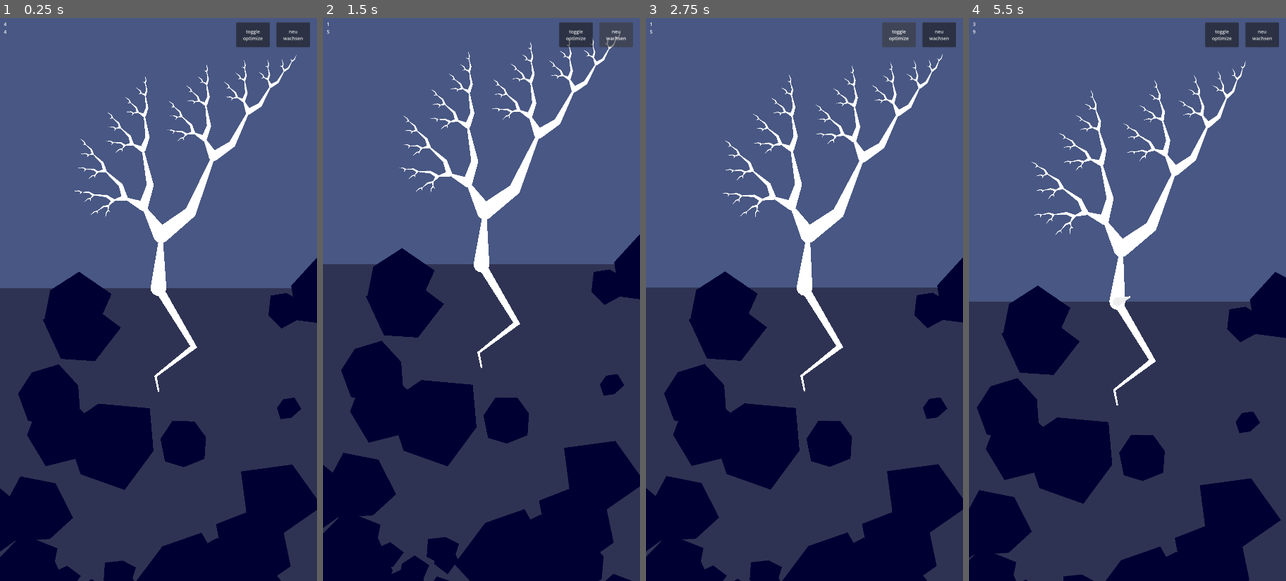
Above: before the commit, frames 1-4 (left to right).
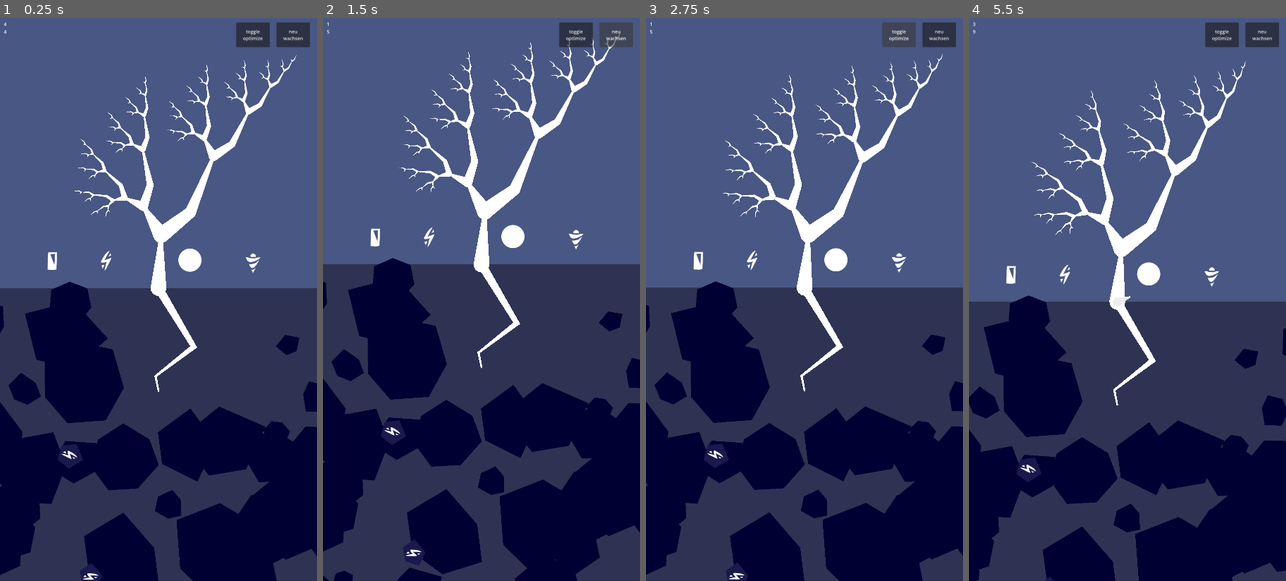
Above: after the commit, the same moments.

Repository: PSteinhaus/mathtrees
Game: Godot game, scene res://scenes/world.tscn
Same seed, same stepped clock (60 frames per second), same inputs: the game is played once before the commit and once after it.
Inputs (mouse positions are in pixels of both pictures, inside the frame that each line leads up to):
- Up to frame 1 (0.25 s): no input
- Up to frame 2 (1.5 s): click "toggle optimize" at 0.5 s; click "neu wachsen" at 1.25 s
- Up to frame 3 (2.75 s): click "toggle optimize" at 2 s
- Up to frame 4 (5.5 s): click "neu wachsen" at 2.75 s; click "toggle optimize" at 3.5 s; click "neu wachsen" at 4.25 s; move the mouse to (1197, 271) at 5.02 s; click (1197, 271) at 5.17 s

The runs differ from the first frame. In frame 1, 18% of the frame differs, in the area x 0-100%, y 40-100%; in frame 2, 21%, in the area x 0-100%, y 36-100%; in frame 3, 18%; in frame 4, 18%.

Commit message:
added powerup boulders (that don't do anything yet); next up is probably getting them up to the growing tree and then making them interactable

Diff:
--- a/scenes/world.tscn
+++ b/scenes/world.tscn
@@ -4,6 +4,10 @@
 [ext_resource type="Script" uid="uid://bao8uj5b72l54" path="res://scripts/rt_tree.gd" id="2_rwgxs"]
 [ext_resource type="Script" uid="uid://dag5jq8aj6ti8" path="res://scripts/camera_2d.gd" id="3_4wyf3"]
 [ext_resource type="Script" uid="uid://dsrsute6c1tkj" path="res://scripts/debug_label.gd" id="4_k0juu"]
+[ext_resource type="Texture2D" uid="uid://cqdkih6iesxvp" path="res://sprites/speed.png" id="5_4mrxx"]
+[ext_resource type="Texture2D" uid="uid://d12vfq2qy5fjj" path="res://sprites/energy.png" id="6_7r4gi"]
+[ext_resource type="Texture2D" uid="uid://6jxj28hfujty" path="res://sprites/drill.png" id="7_w7kh3"]
+[ext_resource type="Texture2D" uid="uid://ba1o1xj41gw50" path="res://sprites/circle.png" id="8_e3hyu"]
 
 [sub_resource type="QuadMesh" id="QuadMesh_rwgxs"]
 center_offset = Vector3(0, 0.5, 0)
@@ -63,5 +67,21 @@
 text = "neu
 wachsen"
 
+[node name="Speed" type="Sprite2D" parent="." unique_id=386185016]
+position = Vector2(362, 801)
+texture = ExtResource("5_4mrxx")
+
+[node name="Energy" type="Sprite2D" parent="." unique_id=1742805440]
+position = Vector2(178, 802)
+texture = ExtResource("6_7r4gi")
+
+[node name="Drill" type="Sprite2D" parent="." unique_id=1105768274]
+position = Vector2(862, 810)
+texture = ExtResource("7_w7kh3")
+
+[node name="Circle" type="Sprite2D" parent="." unique_id=616267146]
+position = Vector2(647, 799)
+texture = ExtResource("8_e3hyu")
+
 [connection signal="pressed" from="CanvasLayer/Button_opt" to="World" method="_on_button_opt_pressed"]
 [connection signal="pressed" from="CanvasLayer/Button_new" to="World" method="_on_button_pressed"]
--- a/scripts/boulder.gd
+++ b/scripts/boulder.gd
@@ -11,10 +11,11 @@
 var rotation: float
 var scale: Vector2
 
+const VARIANT_COUNT: int = 4
+
 # Called when the node enters the scene tree for the first time.
 func _ready() -> void:
 	pass # Replace with function body.
-
 
 # Called every frame. 'delta' is the elapsed time since the previous frame.
 func _process(_delta: float) -> void:
@@ -37,17 +38,24 @@
 		result[i] = transform2D() * poly_points[i]
 	return result
 
-## adds a boulder at the specified position and rotation
-## Warning: this clears a multimesh buffer, so at high boulder counts generating necessary boulders
-## at once (if multiple additional are required) would be faster
+static func mmi_index_range() -> Vector2i:
+	return Vector2i(0, VARIANT_COUNT - 1)
+
+## creates a boulder to add at the specified position and rotation
 static func generate_at(pos: Vector2, rot: float, s: Vector2) -> Boulder:
+	var b = Boulder.new()
 	# pick one of the boulder types (represented by the multimesh_instances) at random
-	var b = Boulder.new()
-	b.mm_index = randi() % multimesh_instances.size()
-	b.position = pos
-	b.scale = s
-	b.rotation = rot
+	# BUT: 0 to VARIANT_COUNT - 1 are regular boulders, VARIANT_COUNT to 2 * VARIANT_COUNT - 1 are powerup
+	var i_range = mmi_index_range()
+	var mm_i = randi_range(i_range[0], i_range[1])
+	b.set_props(pos, rot, s, mm_i)
 	return b
+
+func set_props(pos: Vector2, rot: float, s: Vector2, mm_i: int):
+	self.mm_index = mm_i
+	self.position = pos
+	self.scale = s
+	self.rotation = rot
 
 ## makes the given boulders actually visible, by updating the multimesh buffers
 static func set_visible_boulders(boulders: Array[Boulder]):
@@ -80,29 +88,45 @@
 		shader_type canvas_item;
 
 		void fragment() {
-			COLOR = vec4(0.0, 0.0, 0.2, 1.0); // solid black
+			COLOR = vec4(0.0, 0.0, 0.2, 1.0);
+		}
+	"""
+	var shader_powerup := Shader.new()
+	shader_powerup.code = """
+		shader_type canvas_item;
+
+		void fragment() {
+			COLOR = vec4(0.1, 0.1, 0.3, 1.);
 		}
 	"""
 
 	var black_material := ShaderMaterial.new()
 	black_material.shader = shader
+	var power_material := ShaderMaterial.new()
+	power_material.shader = shader_powerup
 
 	multimesh_instances = []
 	multimesh_instance_poly_points = []
-	for i in range(4):
-		var multimesh_instance := MultiMeshInstance2D.new()
-		multimesh_instance.material = black_material
-		var new_multimesh = MultiMesh.new()
-		new_multimesh.transform_format = MultiMesh.TRANSFORM_2D
-		var mesh_points = generate_poly_points()
-		var mesh = create_convex_polygon_mesh_2d(mesh_points)
-		new_multimesh.mesh = mesh
-		multimesh_instance.multimesh = new_multimesh
-		multimesh_instances.push_back(multimesh_instance)
-		# cache the poly points in this array, as we will use them extensively
-		# and re-calculating them from the generated mesh is awkward
-		multimesh_instance_poly_points.push_back(mesh_points)
-		parent.add_child(multimesh_instance)
+	for i in range(VARIANT_COUNT):
+		generate_boulder_multimesh(black_material, parent)
+	# generate powerup-boulder-mmis as well
+	for i in range(VARIANT_COUNT):
+		generate_boulder_multimesh(power_material, parent)
+
+static func generate_boulder_multimesh(mat: Material, parent: Node2D):
+	var multimesh_instance := MultiMeshInstance2D.new()
+	multimesh_instance.material = mat
+	var new_multimesh = MultiMesh.new()
+	new_multimesh.transform_format = MultiMesh.TRANSFORM_2D
+	var mesh_points = generate_poly_points()
+	var mesh = create_convex_polygon_mesh_2d(mesh_points)
+	new_multimesh.mesh = mesh
+	multimesh_instance.multimesh = new_multimesh
+	multimesh_instances.push_back(multimesh_instance)
+	# cache the poly points in this array, as we will use them extensively
+	# and re-calculating them from the generated mesh is awkward
+	multimesh_instance_poly_points.push_back(mesh_points)
+	parent.add_child(multimesh_instance)
 
 static func generate_poly_points(radius: float = 50.0) -> PackedVector2Array:
 	# Choose number of sides randomly
--- a/scripts/boulder_map.gd
+++ b/scripts/boulder_map.gd
@@ -87,6 +87,13 @@
 	var b = Boulder.generate_at(pos, TAU * randf(), Vector2(s, s))
 	update_boulder(b)
 
+## pos in global coords
+func generate_power_boulder_at(pos: Vector2, size: float = 1.5, variant: PowerupNode.PowerupVariant = PowerupNode.PowerupVariant.ENERGY):
+	var s = size
+	var b = BoulderPowerup.generate_at(pos, TAU * randf(), Vector2(s, s))
+	b.init_powerup(variant)
+	update_boulder(b)
+
 func update_boulder(b: Boulder):
 	# first delete the area from the map by checking the reverse_map:
 	if reverse_map.has(b):
--- /dev/null
+++ b/scripts/boulder_powerup.gd
@@ -0,0 +1,24 @@
+extends Boulder
+class_name BoulderPowerup
+
+var powerup_node: PowerupNode
+
+func init_powerup(powerup_variant: PowerupNode.PowerupVariant):
+	var world = Global.get_world()
+	powerup_node = PowerupNode.new(powerup_variant)
+	powerup_node.position = position
+	powerup_node.rotation = rotation
+	powerup_node.scale = Vector2(0.8, 0.8)
+	world.add_child(powerup_node)
+
+static func mmi_index_range() -> Vector2i:
+	return Vector2i(VARIANT_COUNT, 2 * VARIANT_COUNT - 1)
+
+static func generate_at(pos: Vector2, rot: float, s: Vector2) -> BoulderPowerup:
+	var b = BoulderPowerup.new()
+	# pick one of the boulder types (represented by the multimesh_instances) at random
+	# BUT: 0 to VARIANT_COUNT - 1 are regular boulders, VARIANT_COUNT to 2 * VARIANT_COUNT - 1 are powerup
+	var i_range = mmi_index_range()
+	var mm_i = randi_range(i_range[0], i_range[1])
+	b.set_props(pos, rot, s, mm_i)
+	return b
--- /dev/null
+++ b/scripts/powerup_node.gd
@@ -0,0 +1,30 @@
+extends Node2D
+class_name PowerupNode
+
+enum PowerupVariant {ENERGY, SPEED, DRILL}
+var powerup_variant: PowerupVariant
+var variant_sprite: Sprite2D
+var level: int = 0
+
+func variant_to_texture(variant: PowerupVariant) -> Texture:
+	match variant:
+		PowerupVariant.ENERGY:	return load("res://sprites/energy.png")
+		PowerupVariant.SPEED:	return load("res://sprites/speed.png")
+		PowerupVariant.DRILL:	return load("res://sprites/drill.png")
+	return load("res://sprites/circle.png")
+
+func _init(variant: PowerupVariant) -> void:
+	set_variant(variant)
+
+func cleanup_variant() -> void:
+	if variant_sprite != null:
+		variant_sprite.queue_free()
+
+func set_variant(variant: PowerupVariant) -> void:
+	cleanup_variant()
+	powerup_variant = variant
+	# create a sprite node for the variant
+	variant_sprite = Sprite2D.new()
+	variant_sprite.texture = variant_to_texture(variant)
+	#variant_sprite.self_modulate = Color.BLACK
+	add_child(variant_sprite)
--- a/scripts/world.gd
+++ b/scripts/world.gd
@@ -30,7 +30,7 @@
 # TODO: use this
 var to_merge_indices = []
 
-static var opt_enabled: bool = true
+static var opt_enabled: bool = false
 func tween_merge_root_points(rt: RT_Tree, offset: int = 50):
 	if not opt_enabled: return
 	var points = rt.points()
@@ -85,6 +85,12 @@
 				var y: float = chunk_y * CHUNK_SIZE + randf() * CHUNK_SIZE
 				var size: float = randf_range(0.5, 3.)
 				boulder_map.generate_boulder_at(root_pos + Vector2(x, y), size)
+			# also place some energy boulders
+			if randi_range(0, 100) < 2:
+				var x: float = chunk_x * CHUNK_SIZE + randf() * CHUNK_SIZE
+				var y: float = chunk_y * CHUNK_SIZE + randf() * CHUNK_SIZE
+				var size: float = randf_range(0.8, 1.2)
+				boulder_map.generate_power_boulder_at(root_pos + Vector2(x, y), size, PowerupNode.PowerupVariant.SPEED)
 
 func _ready() -> void:
 	# register yourself as THE WORLD on the globalton
Not shown, added: scripts/boulder_powerup.gd.uid
Not shown, added: scripts/powerup_node.gd.uid
Binary file added: sprites/circle.png
Not shown, added: sprites/circle.png.import
Binary file added: sprites/drill.png
Not shown, added: sprites/drill.png.import
Binary file added: sprites/energy.png
Not shown, added: sprites/energy.png.import
Binary file added: sprites/speed.png
Not shown, added: sprites/speed.png.import
